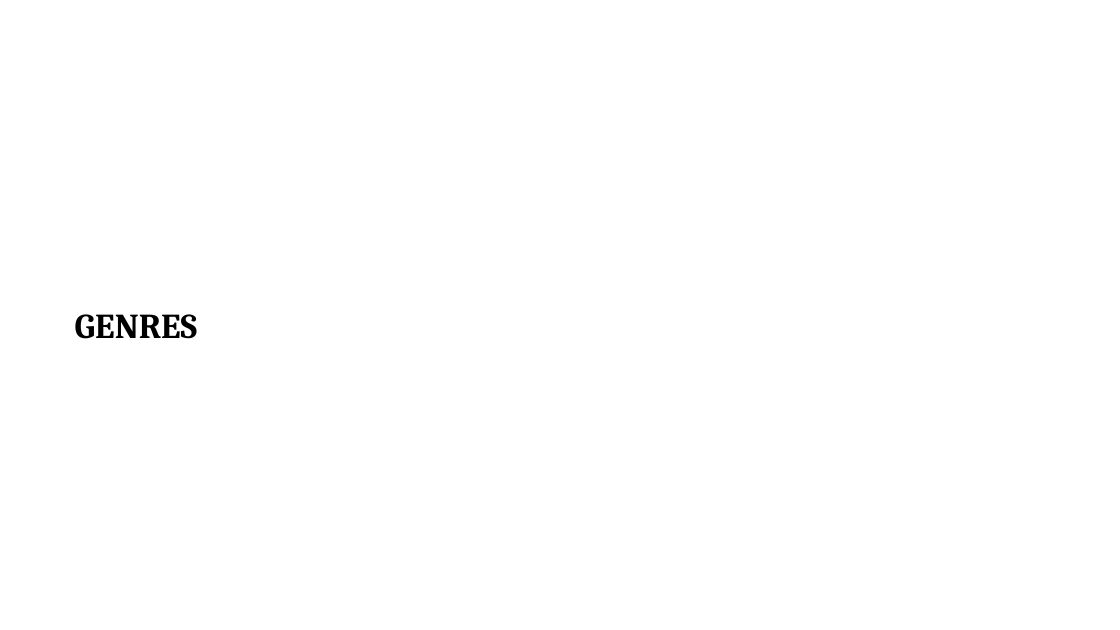
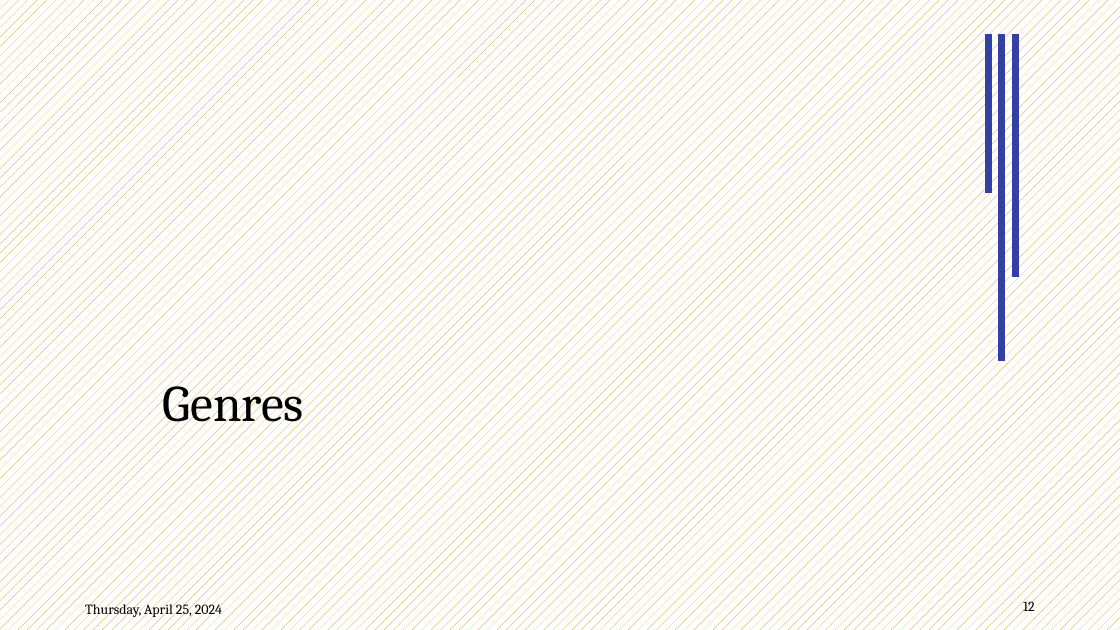
Before and after one commit to Data2401/final-project-fall-2024-classic-films, a slide deck: slide 12 of Slides.pptx. Drawn at 1120x630 pixels with LibreOffice and Linux fonts; fonts in the diff are those of the drawing; background and template pictures are left out. Boxes give left, top, right and bottom in pixels: in the first picture for what was removed or moved away, otherwise in the second. Text is boxed around its words. In the diff, an @@ line names an element or a change of style, - is before the commit and + after.

```diff
--- a/Slides.pptx
+++ b/Slides.pptx
@@ background picture (left out) to pattern #BF9000 on #FFFFFF @@
@@ line added from (989, 193) to (989, 34), #3540A5 6 pt @@
@@ line added from (1002, 361) to (1002, 34), #3540A5 6 pt @@
@@ line added from (1016, 277) to (1016, 34), #3540A5 6 pt @@
@@ title "Genres" at (x1=163, y1=373, x2=304, y2=432): vertical alignment top to middle @@
@@ title at (x1=163, y1=373, x2=304, y2=432): text changed; size 30 to 44 pt; bold off @@
-GENRES
+Genres
@@ page number added at (x1=1023, y1=598, x2=1035, y2=615), 12 pt, text #000000 @@
+12
@@ text added at (x1=85, y1=601, x2=222, y2=618), 12 pt, text #000000 @@
+Thursday, April 25, 2024
```
Also in this commit, not shown: 14 other slides changed, 1 slide added, 1 slide removed, 2 other files.
